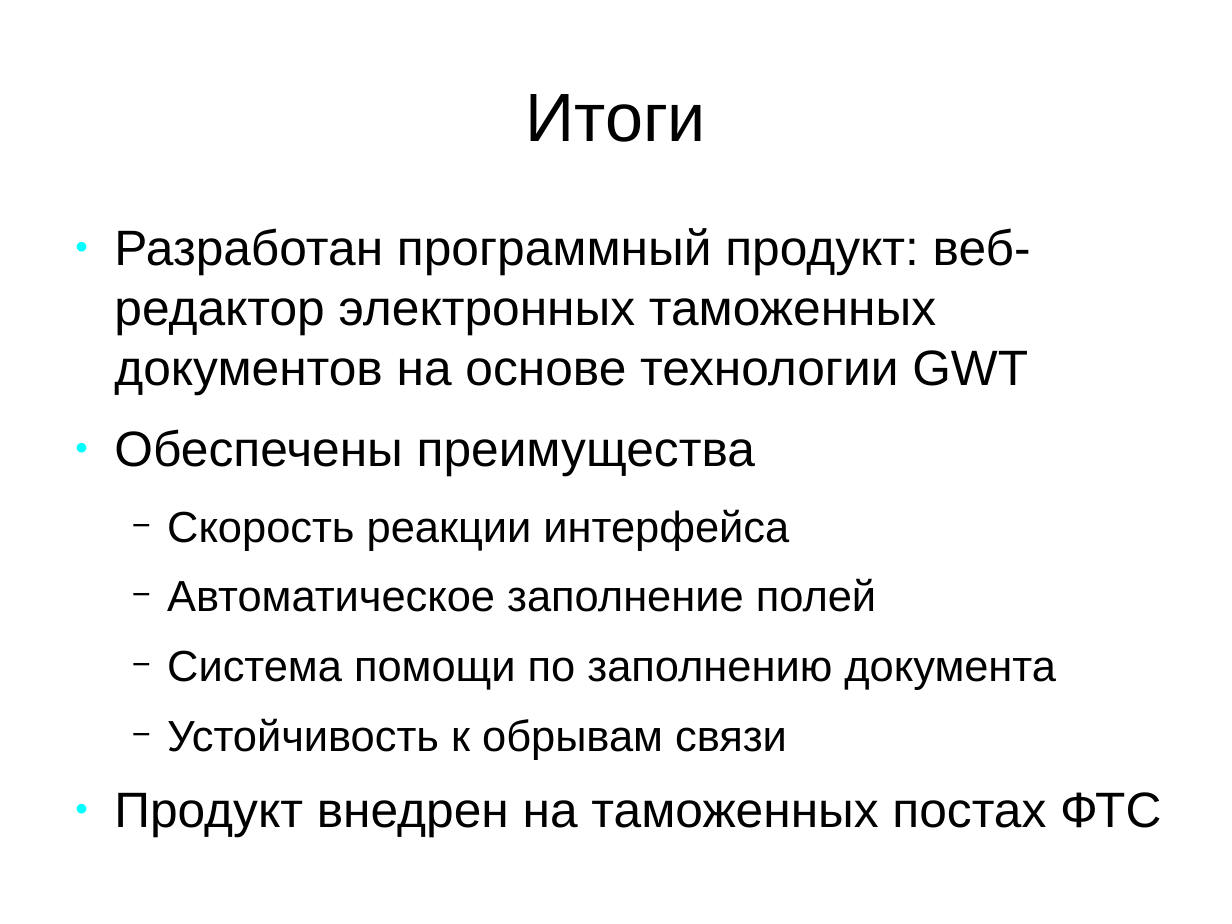
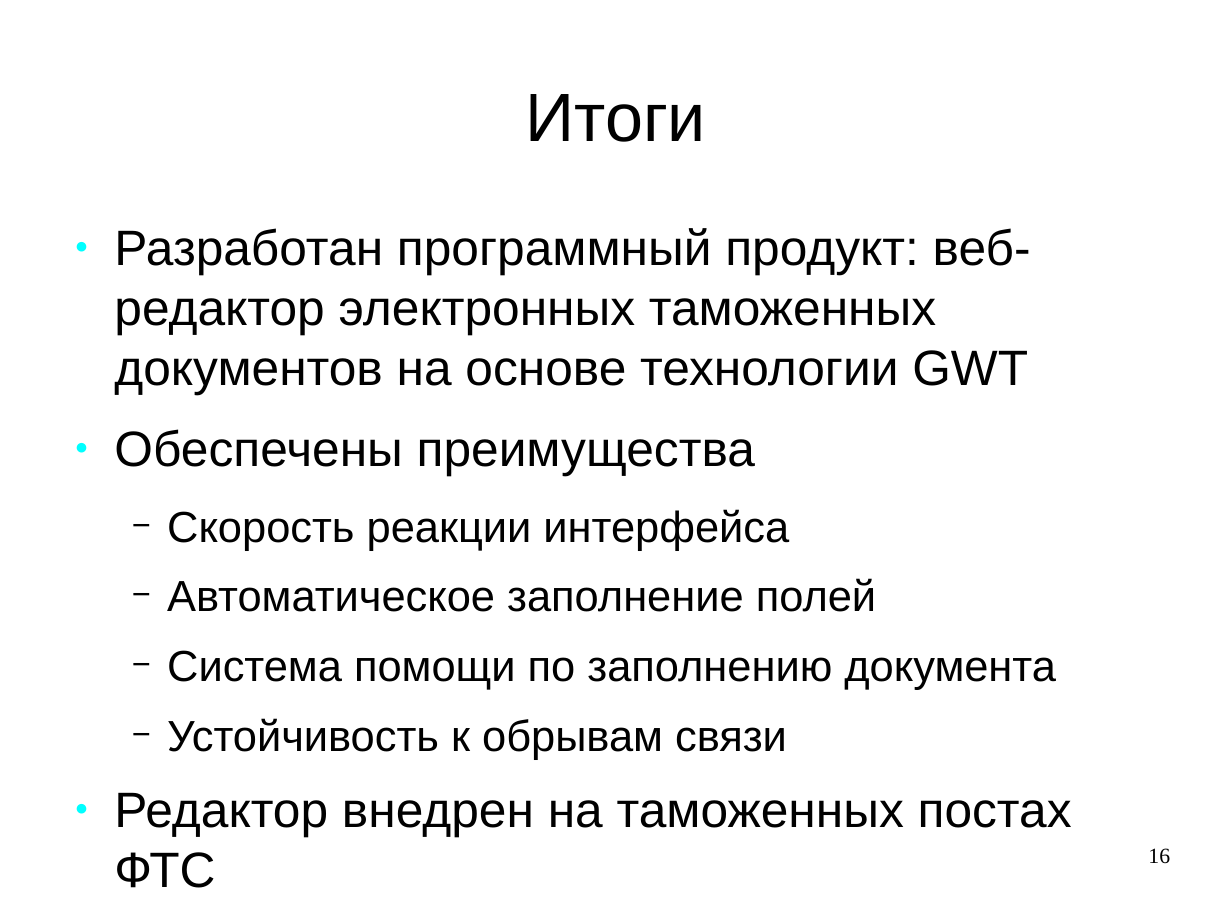
Before and after one commit to aeremenok/a-team-777, a slide deck: slide 16 of diploma/eav/diploma/demo.odp. Drawn at 1232x924 pixels with LibreOffice and Linux fonts; fonts in the diff are those of the drawing. Boxes give left, top, right and bottom in pixels: in the first picture for what was removed or moved away, otherwise in the second. Text is boxed around its words. In the diff, an @@ line names an element or a change of style, - is before the commit and + after.

```diff
--- a/diploma/eav/diploma/demo.odp
+++ b/diploma/eav/diploma/demo.odp
@@ text at (x1=114, y1=792, x2=1072, y2=837): text changed @@
-● Продукт внедрен на таможенных постах ФТС
+● Редактор внедрен на таможенных постах ФТС
@@ page number added at (x1=1148, y1=848, x2=1170, y2=864), 14 pt, text #000000 @@
+16
```
Also in this commit, not shown: 15 other slides changed, 1 other file.
